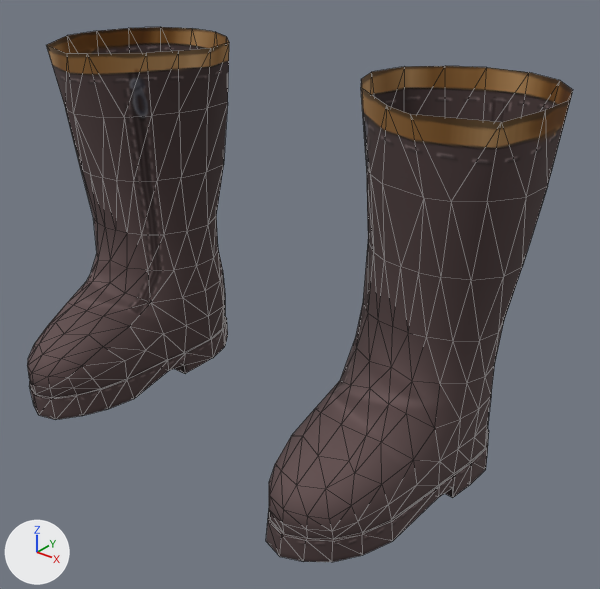
The glTF model assets/chibi/items/individuals items objects only/glb/bottesgreen.glb: old version first, new version second.
Camera for both pictures: a camera (50 mm lens) standing at (0.39, -0.453, 0.38) and looking at (0.04, -0.016, 0.109). Every picture has the same lights, and +X, +Y and +Z are marked at lower left. The first picture is the older version. Mesh edges are drawn as thin lines.

Names of what the first picture shows: 'bottesgreen'.
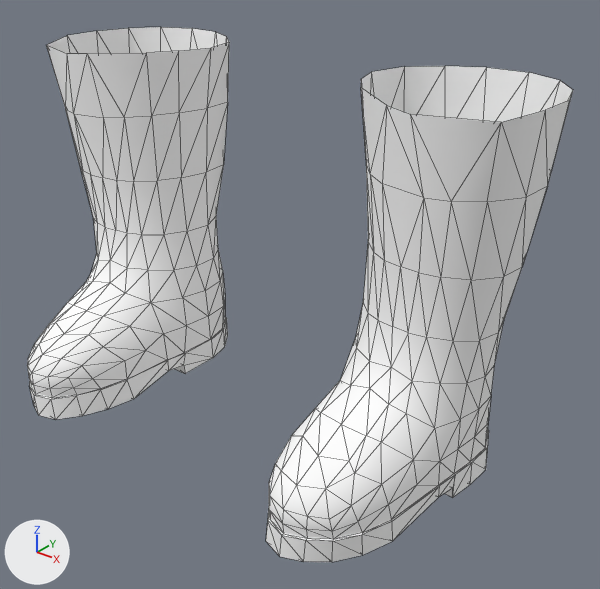
Where the change shows, as pixel boxes [x1, y1, x2, y2] in the pictures (600 x 589 px):
'bottesgreen', recoloured (lighter)
    both: [27, 27, 573, 562]

The change, as a diff of the scene's bpy script:
```diff
--- a/assets/chibi/items/individuals items objects only/glb/bottesgreen.glb.py
+++ b/assets/chibi/items/individuals items objects only/glb/bottesgreen.glb.py
@@ mat_boot_tint @@
+mat_boot_tint = principled_material('boot_tint')
+mat_boot_tint.base_color = (1.0, 1.0, 1.0)  # white #ffffff
+mat_boot_tint.roughness = 1.0
@@ me_plane_031 @@
 me_plane_031.from_pydata(...)  # 422 vertices, 812 faces; spans x -0.211..0.211, y -0.144..0.081, z -0.002..0.272
-me_plane_031.materials.append(mat_greenbottes)  # picture img_bottesgreen_color
+me_plane_031.materials.append(mat_boot_tint)  # white #ffffff
```
